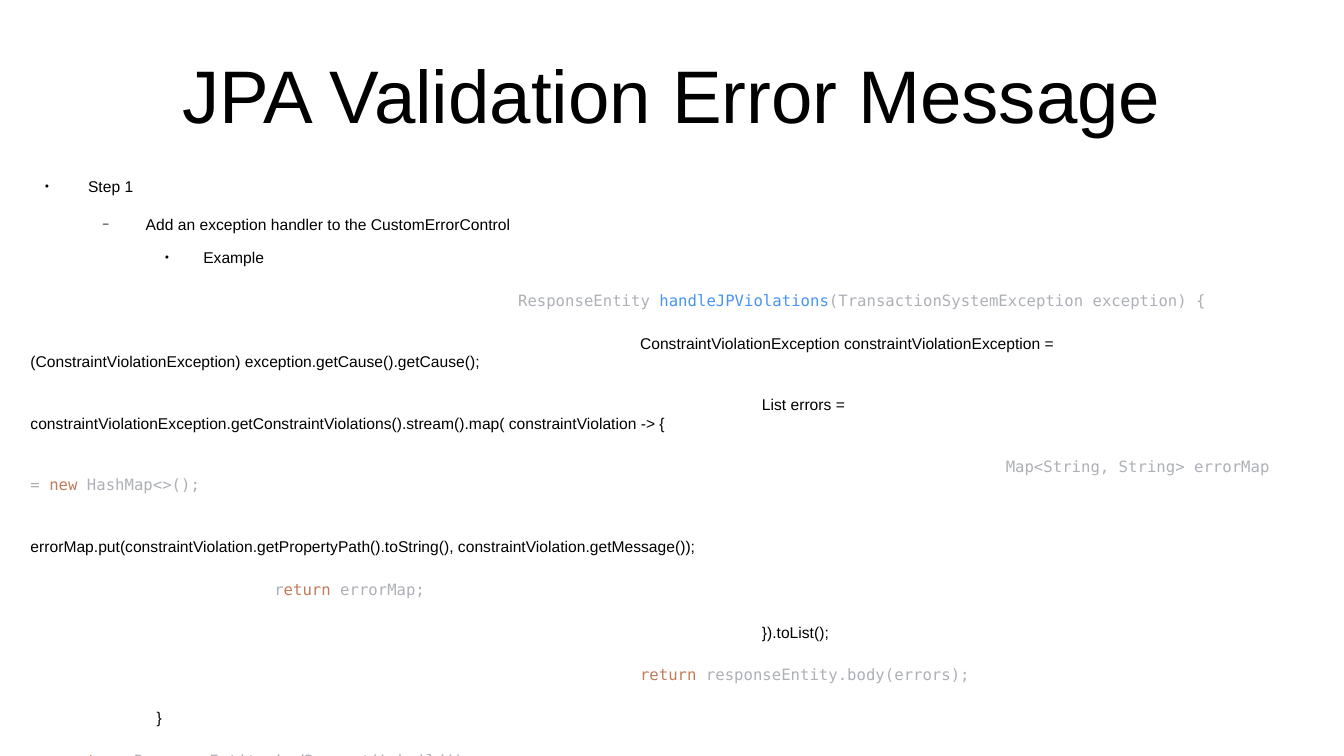
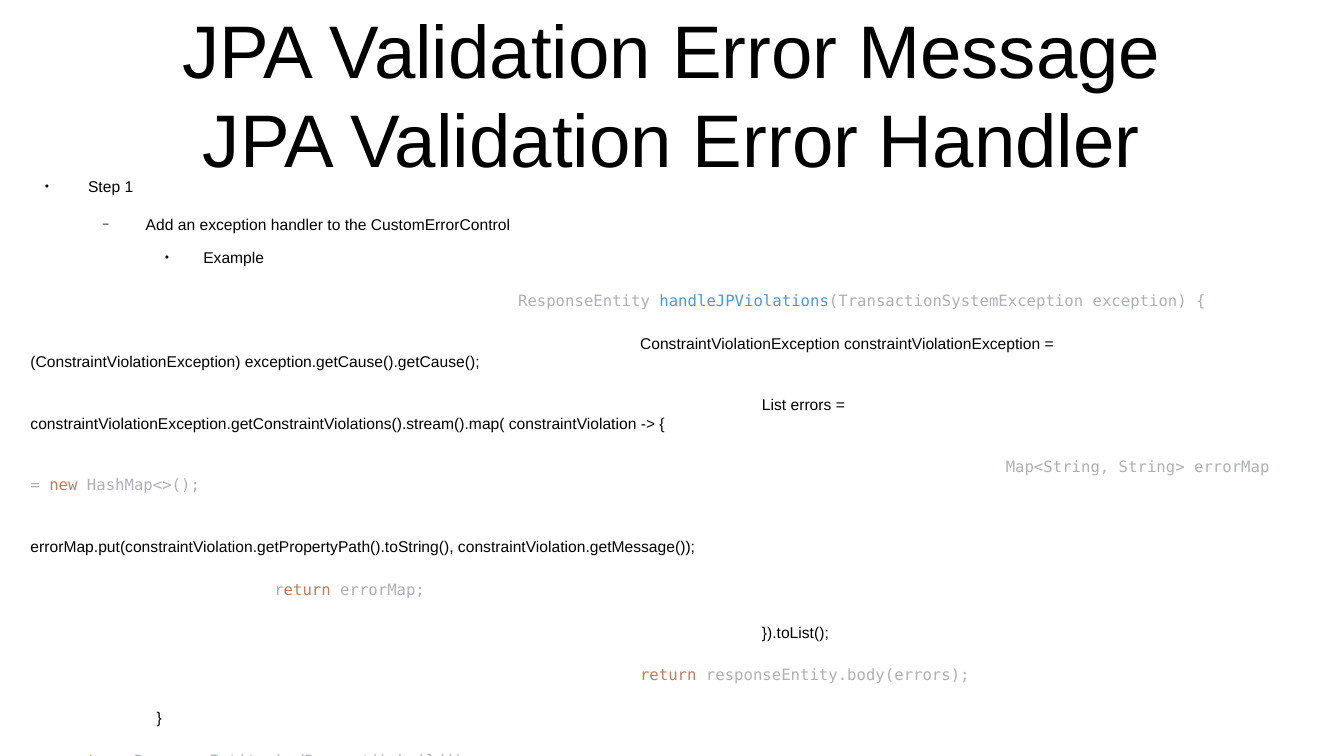
Before and after one commit to CharlesStockman/notesFromCourses, a slide deck: slide 62 of java/spring/Spring 6 - Zero to Hero.odp. Drawn at 1344x756 pixels with LibreOffice and Linux fonts; fonts in the diff are those of the drawing. Boxes give left, top, right and bottom in pixels: in the first picture for what was removed or moved away, otherwise in the second. Text is boxed around its words. In the diff, an @@ line names an element or a change of style, - is before the commit and + after.

```diff
--- a/java/spring/Spring 6 - Zero to Hero.odp
+++ b/java/spring/Spring 6 - Zero to Hero.odp
@@ title at [182, 24, 1160, 168]: text changed @@
-JPA Validation Error Message
+JPA Validation Error Message
+JPA Validation Error Handler
```
Also in this commit, not shown: 1 other slide changed, 13 slides added, 1 slide removed, 6 other files.
